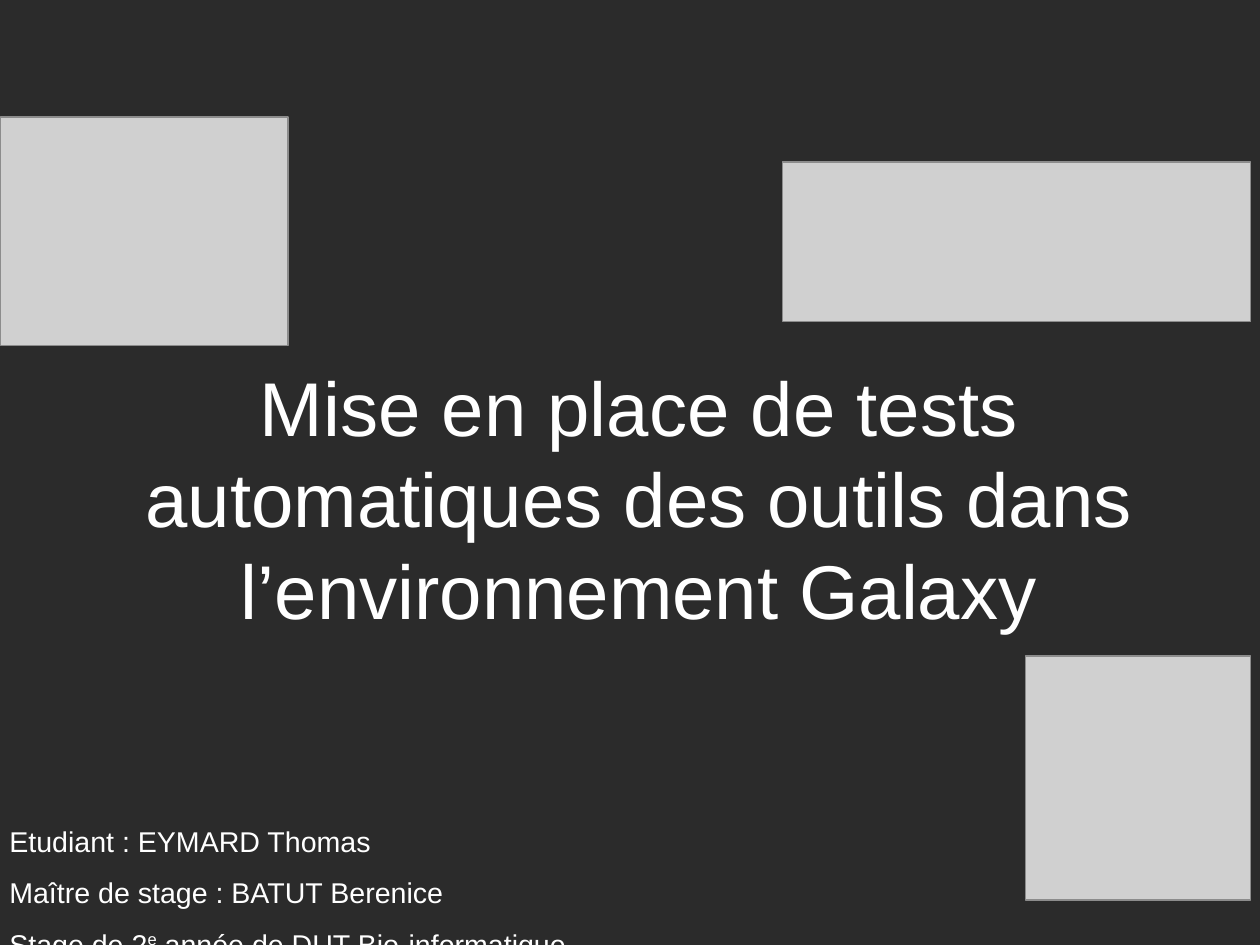
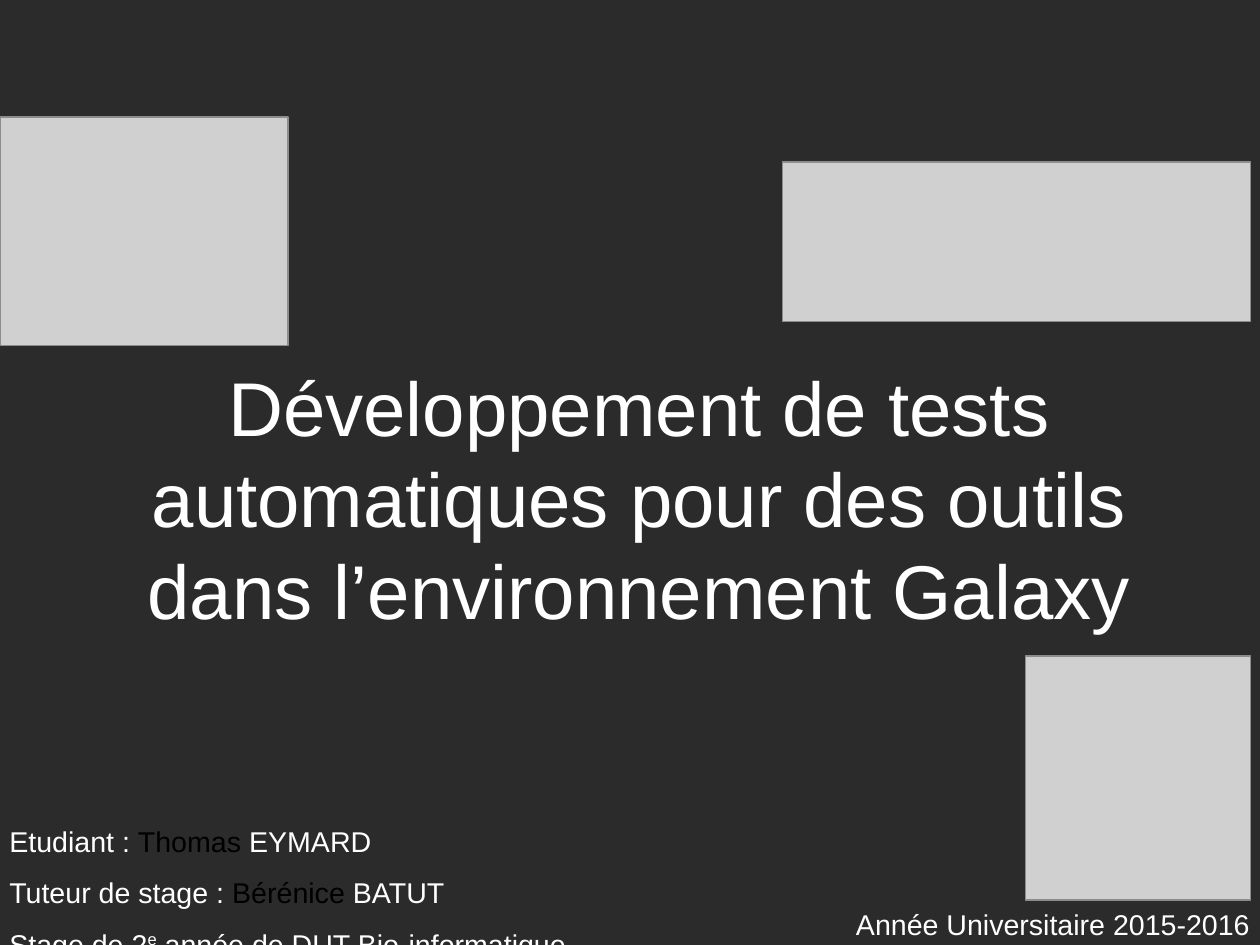
Before and after one commit to theymard1/Internship_report, a slide deck: slide 1 of presentation_6_juin/Diaporama_presentation_6_juin.odp. Drawn at 1260x945 pixels with LibreOffice and Linux fonts; fonts in the diff are those of the drawing; grey boxes stand for pictures; background and template pictures are left out; a plain dark background stands for a picture behind light text. Boxes give left, top, right and bottom in pixels: in the first picture for what was removed or moved away, otherwise in the second. Text is boxed around its words. In the diff, an @@ line names an element or a change of style, - is before the commit and + after.

```diff
--- a/presentation_6_juin/Diaporama_presentation_6_juin.odp
+++ b/presentation_6_juin/Diaporama_presentation_6_juin.odp
@@ text at bbox=[148, 380, 1130, 633]: text changed @@
-Mise en place de tests automatiques des outils dans l’environnement Galaxy
+Développement de tests automatiques pour des outils dans l’environnement Galaxy
@@ text at bbox=[9, 831, 444, 909]: text changed @@
-Etudiant : EYMARD Thomas
-Maître de stage : BATUT Berenice
+Etudiant : Thomas EYMARD
+Tuteur de stage : Bérénice BATUT
@@ text added at bbox=[856, 914, 1250, 936], 18 pt, text #FFFFFF @@
+Année Universitaire 2015-2016
```
Also in this commit, not shown: 15 other slides changed, 7 slides added, 10 slides removed, 9 other files.
